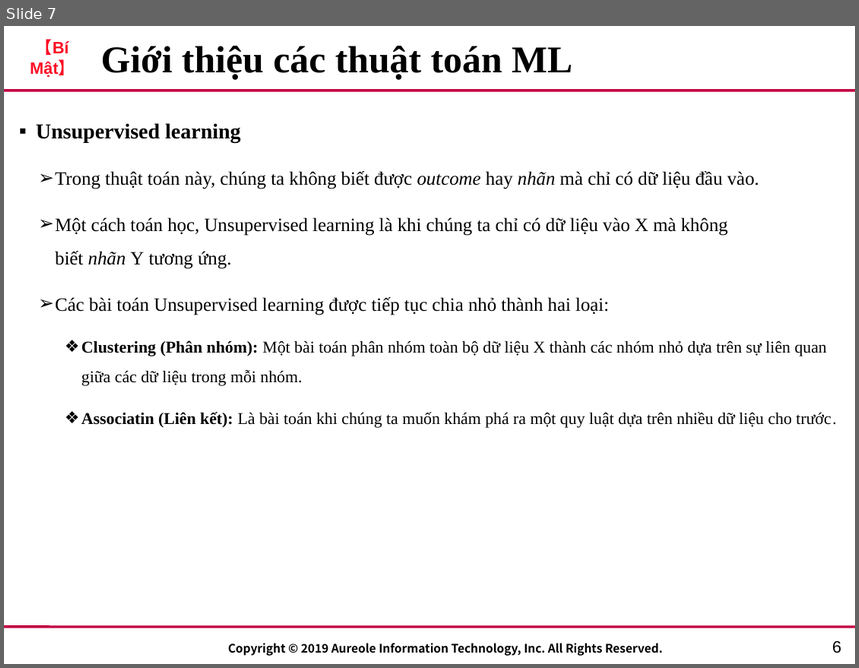
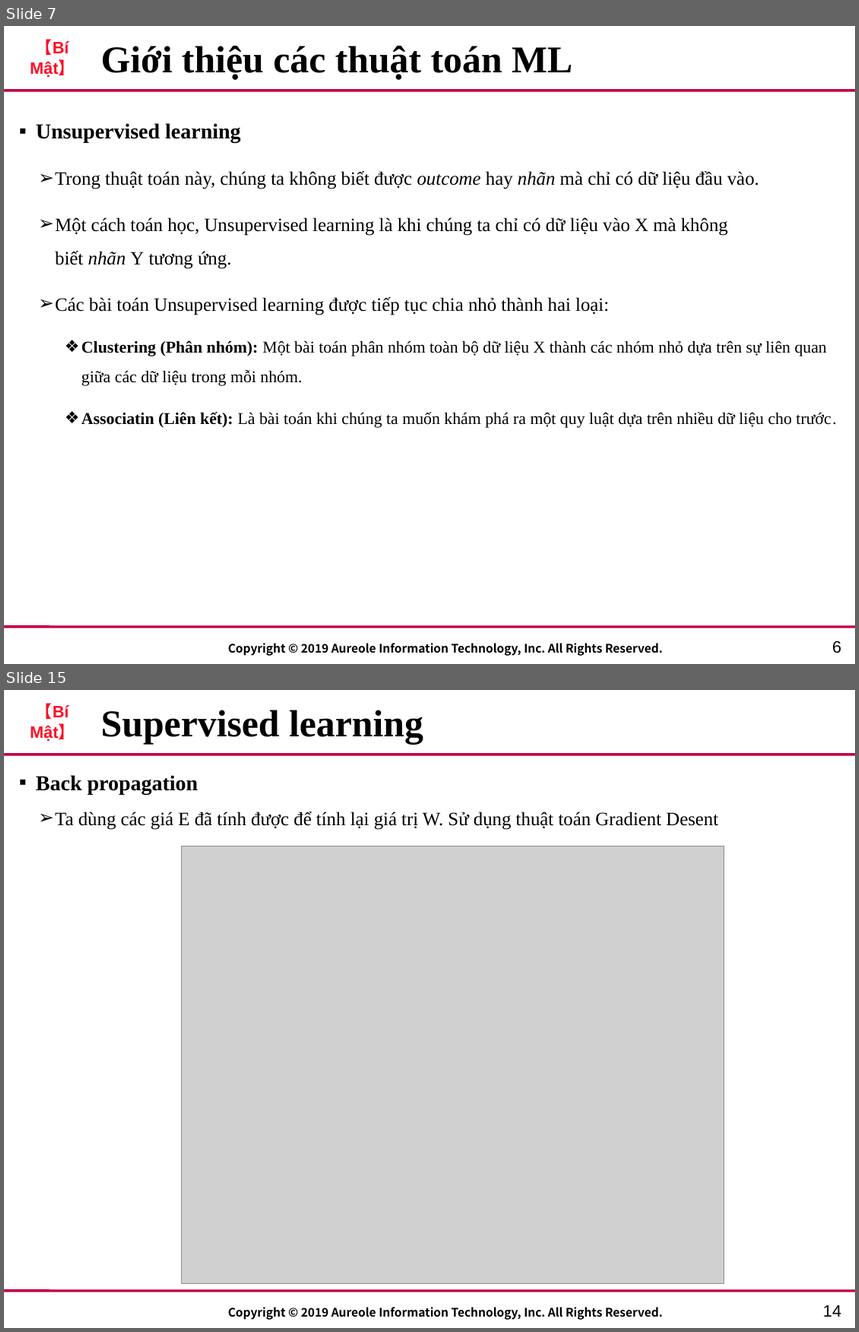
Before and after one commit to lucas2298/chat, a slide deck: AIT_Template.pptx. Shown one above the other, each under a label of ours: slide 7 before the commit, slides 7 and 15 after it; the slides between them are not shown. The pictures are 859x668 and 859x1332 pixels, drawn with LibreOffice and Linux fonts; fonts in the diff are those of the drawing; grey boxes stand for pictures; background and template pictures are left out. Boxes give left, top, right and bottom in pixels: in the first picture for what was removed or moved away, otherwise in the second. Text is boxed around its words. In the diff, an @@ line names an element or a change of style, - is before the commit and + after.

```diff
--- a/AIT_Template.pptx
+++ b/AIT_Template.pptx
@@ slide 15 added at (4, 690, 855, 1328), background #FFFFFF; not listed: 4 template elements that a slide beside it also shows @@
@@ title added at (101, 710, 424, 744), 32 pt, text #000000, bold @@
+Supervised learning
@@ text added at (36, 775, 718, 830), 16 pt, text #000000 @@
+▪ Back propagation
+  ➢ Ta dùng các giá E đã tính được để tính lại giá trị W. Sử dụng thuật toán Gradient Desent
@@ picture added at (182, 846, 725, 1284) @@
@@ page number added at (823, 1306, 842, 1317), 14 pt, text #000000 @@
+14
```
Also in this commit, not shown: 3 slides changed, 12 other slides added, 2 slides removed, 6 other files.
